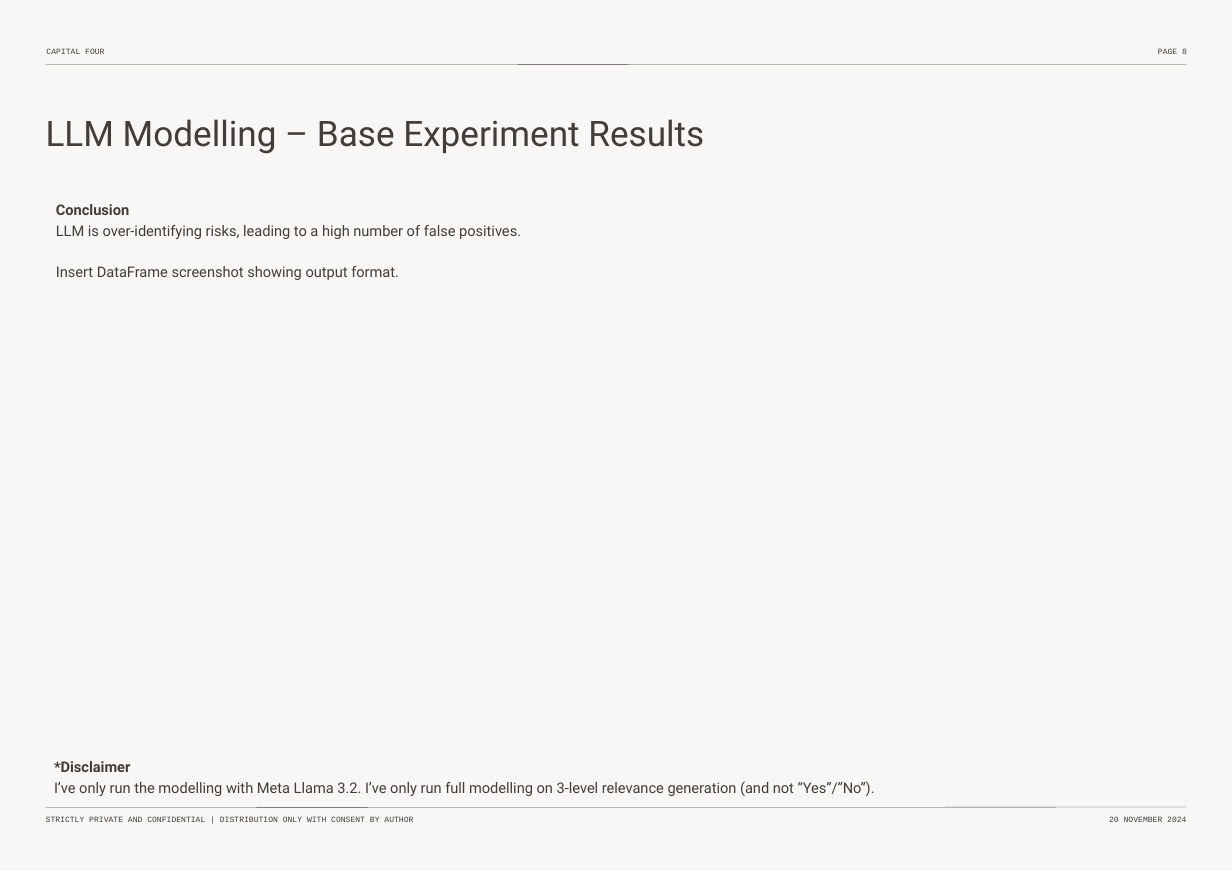
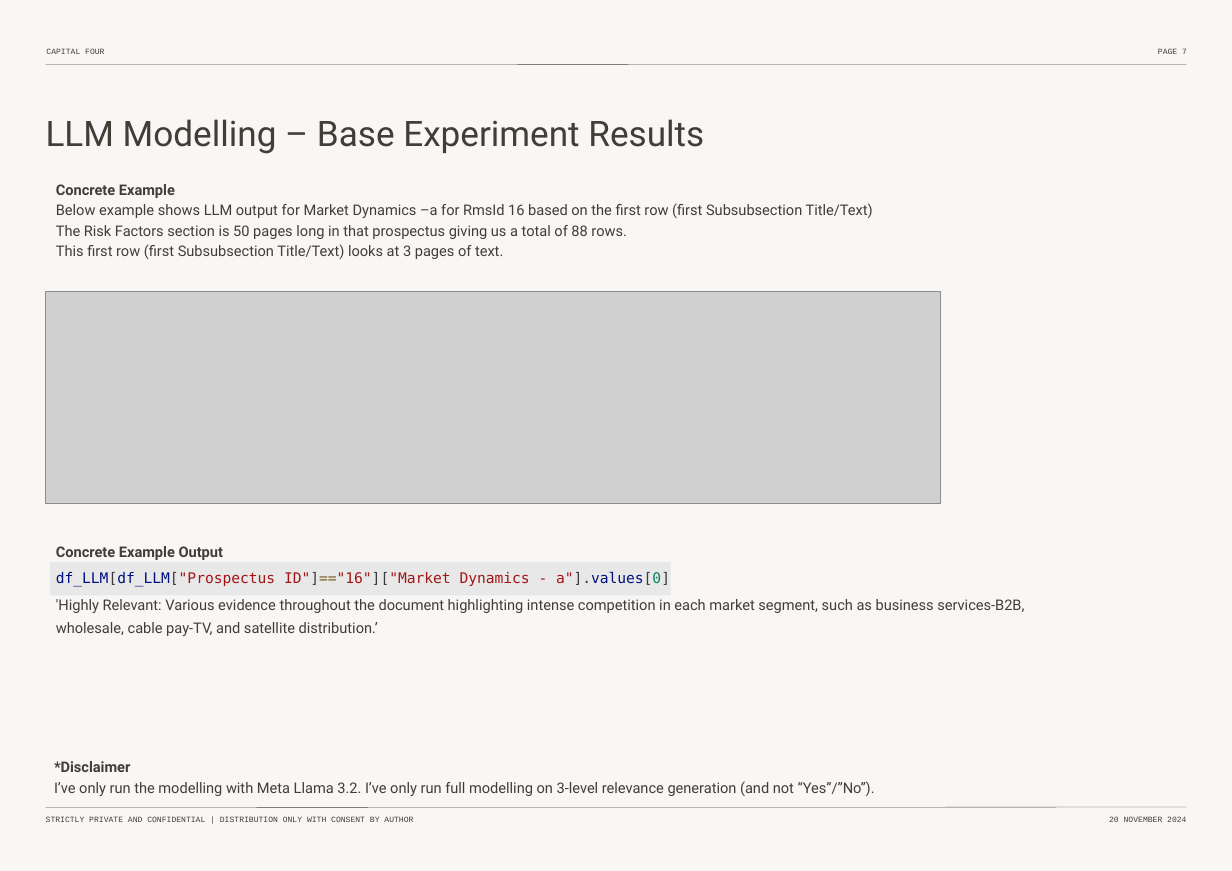
Before and after one commit to pierrehogenhaug/mester, a slide deck: slide 8 of _non_code_env_related/non_code_material/meeting_material/Thesis-Intro-Nov-2024.pptx (slide 9 before the commit). Drawn at 1232x871 pixels with LibreOffice and Linux fonts; fonts in the diff are those of the drawing; grey boxes stand for pictures. Boxes give left, top, right and bottom in pixels: in the first picture for what was removed or moved away, otherwise in the second. Text is boxed around its words. In the diff, an @@ line names an element or a change of style, - is before the commit and + after.

```diff
--- a/_non_code_env_related/non_code_material/meeting_material/Thesis-Intro-Nov-2024.pptx
+++ b/_non_code_env_related/non_code_material/meeting_material/Thesis-Intro-Nov-2024.pptx
@@ page number at bbox=[1158, 48, 1187, 54]: text changed @@
-PAGE 8
+PAGE 7
@@ text at bbox=[56, 184, 873, 259]: text changed @@
-Conclusion
-LLM is over-identifying risks, leading to a high number of false positives.
-Insert DataFrame screenshot showing output format.
+Concrete Example
+Below example shows LLM output for Market Dynamics –a for RmsId 16 based on the first row (first Subsubsection Title/Text)
+The Risk Factors section is 50 pages long in that prospectus giving us a total of 88 rows.
+This first row (first Subsubsection Title/Text) looks at 3 pages of text.
@@ picture added at bbox=[45, 292, 941, 504] @@
@@ rectangle added at bbox=[51, 563, 671, 595], fill #E8E8E8 @@
@@ text added at bbox=[56, 546, 1024, 636], 10 pt, text #423D36 @@
+Concrete Example Output
+df_LLM[df_LLM["Prospectus ID"]=="16"]["Market Dynamics - a"].values[0]
+'Highly Relevant: Various evidence throughout the document highlighting intense competition in each market segment, such as business services-B2B, wholesale, cable pay-TV, and satellite distribution.’
```
Also in this commit, not shown: 7 other slides changed.
